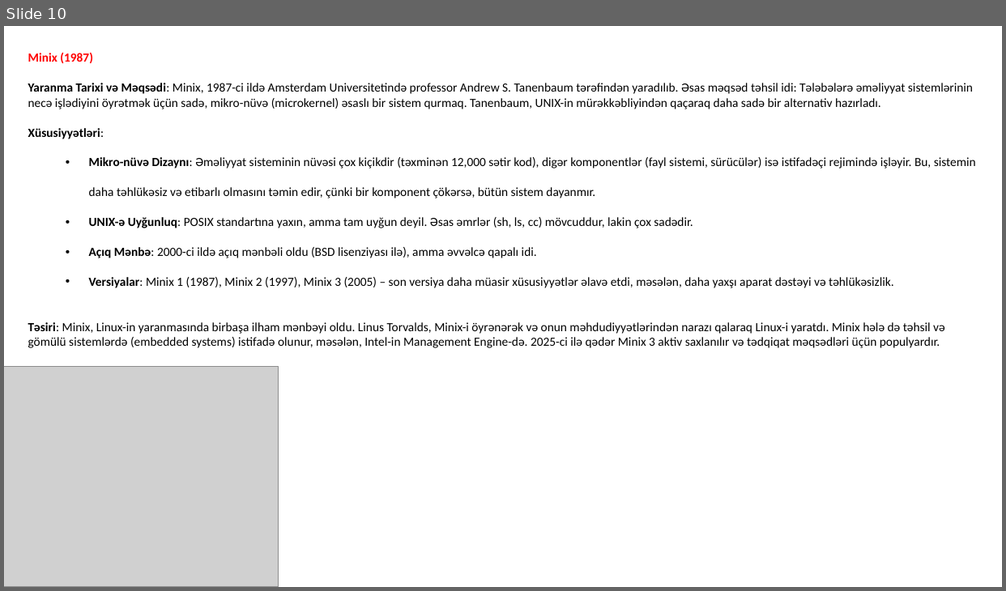
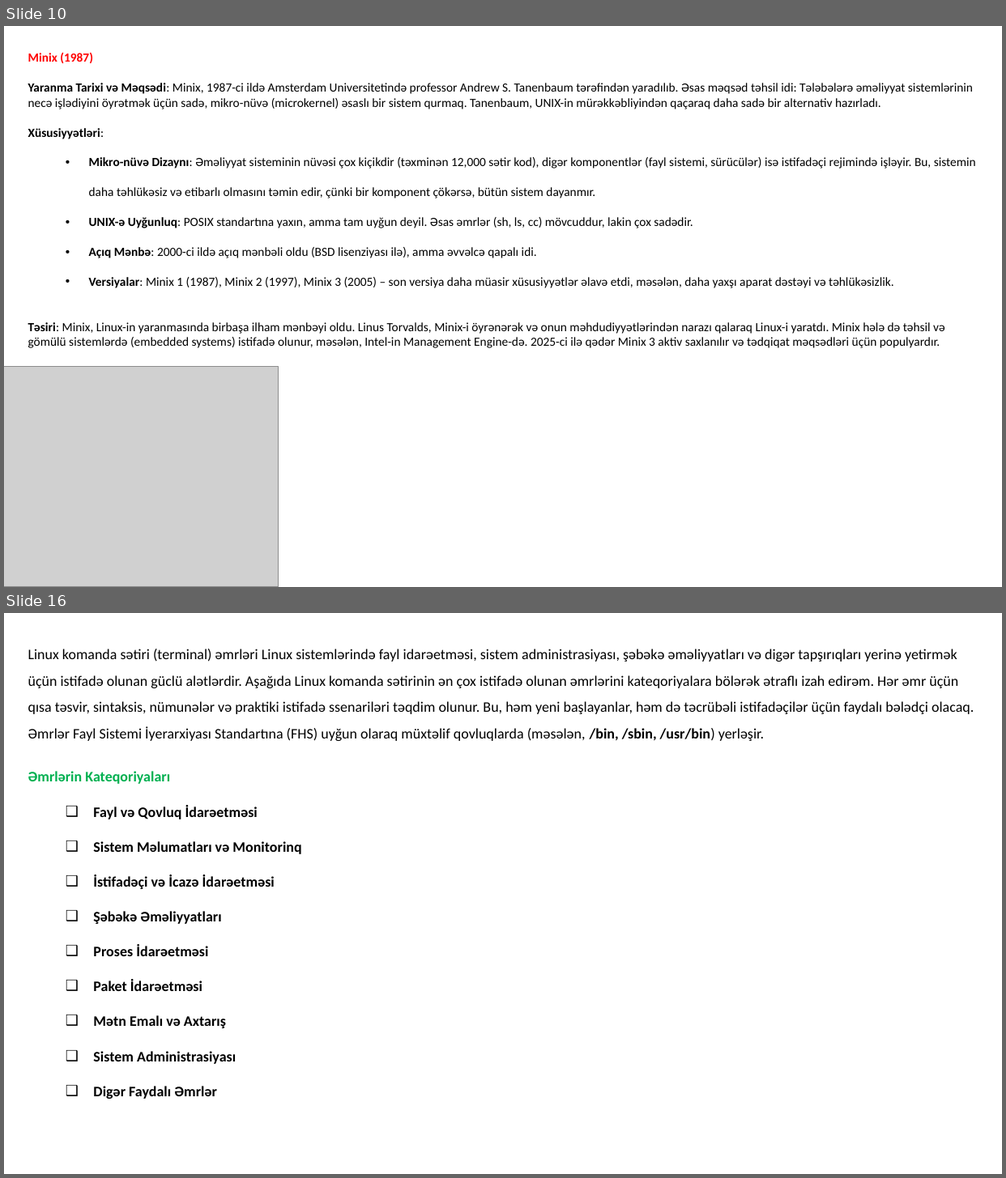
Before and after one commit to codeurient/DevOps, a slide deck: .lessons/1 operating systems/1 linux/1.pptx. Shown one above the other, each under a label of ours: slide 10 before the commit, slides 10 and 16 after it; the slides between them are not shown. The pictures are 1006x591 and 1006x1178 pixels, drawn with LibreOffice and Linux fonts; fonts in the diff are those of the drawing; grey boxes stand for pictures. Boxes give left, top, right and bottom in pixels: in the first picture for what was removed or moved away, otherwise in the second. Text is boxed around its words. In the diff, an @@ line names an element or a change of style, - is before the commit and + after.

Commit message:
linux commands

```diff
--- a/.lessons/1 operating systems/1 linux/1.pptx
+++ b/.lessons/1 operating systems/1 linux/1.pptx
@@ slide 16 added at bbox=[4, 613, 1002, 1174], background #FFFFFF @@
@@ text added at bbox=[28, 649, 974, 1099], 14 pt, text #000000 @@
+Linux komanda sətiri (terminal) əmrləri Linux sistemlərində fayl idarəetməsi, sistem administrasiyası, şəbəkə əməliyyatları və digər tapşırıqları yerinə yetirmək üçün istifadə olunan güclü alətlərdir. Aşağıda Linux komanda sətirinin ən çox istifadə olunan əmrlərini kateqoriyalara bölərək ətraflı izah edirəm. Hər əmr üçün qısa təsvir, sintaksis, nümunələr və praktiki istifadə ssenariləri təqdim olunur. Bu, həm yeni başlayanlar, həm də təcrübəli istifadəçilər üçün faydalı bələdçi olacaq. Əmrlər Fayl Sistemi İyerarxiyası Standartına (FHS) uyğun olaraq müxtəlif qovluqlarda (məsələn, /bin, /sbin, /usr/bin) yerləşir.
+Əmrlərin Kateqoriyaları
+  ❑ Fayl və Qovluq İdarəetməsi
+  ❑ Sistem Məlumatları və Monitorinq
+  ❑ İstifadəçi və İcazə İdarəetməsi
+  ❑ Şəbəkə Əməliyyatları
+  ❑ Proses İdarəetməsi
+  ❑ Paket İdarəetməsi
+  ❑ Mətn Emalı və Axtarış
+  ❑ Sistem Administrasiyası
+  ❑ Digər Faydalı Əmrlər
```
Also in this commit, not shown: 16 other slides added, 4 slides removed.
